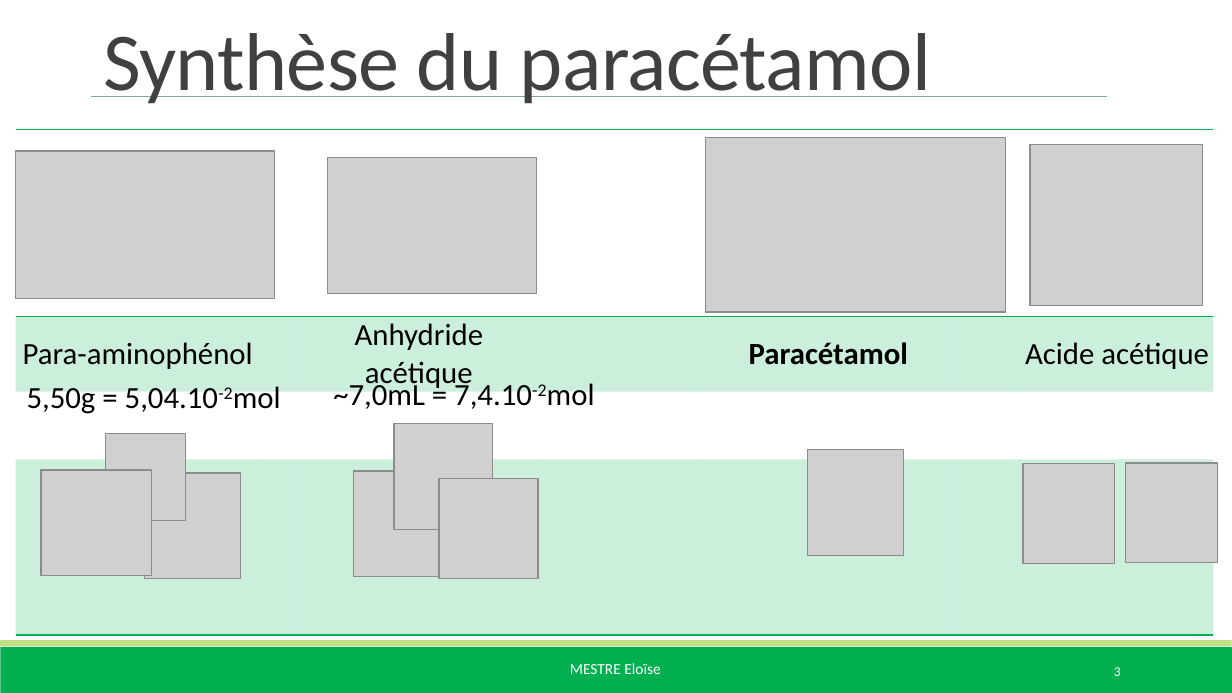
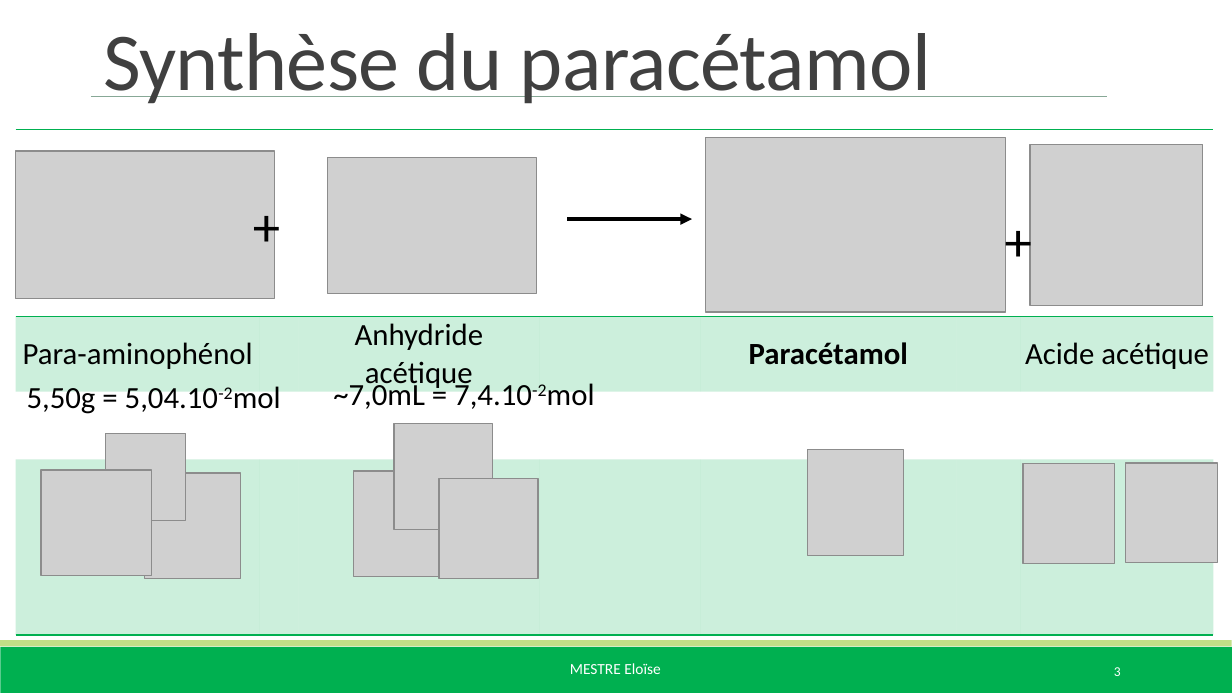
Before and after one commit to eloisemestre/Oraux_agreg, a slide deck: slide 3 of LC/LC 14 Liaisons chimique (lycée)/LC 14 diapo.pptx. Drawn at 1232x693 pixels with LibreOffice and Linux fonts; fonts in the diff are those of the drawing; grey boxes stand for pictures. Boxes give left, top, right and bottom in pixels: in the first picture for what was removed or moved away, otherwise in the second. Text is boxed around its words. In the diff, an @@ line names an element or a change of style, - is before the commit and + after.

```diff
--- a/LC/LC 14 Liaisons chimique (lycée)/LC 14 diapo.pptx
+++ b/LC/LC 14 Liaisons chimique (lycée)/LC 14 diapo.pptx
@@ text added at bbox=[240, 186, 294, 265], 32 pt, text #000000 @@
++
@@ text added at bbox=[993, 201, 1047, 280], 32 pt, text #000000 @@
++
@@ arrow added from (567, 219) to (692, 219), #000000 2.25 pt @@
```
Also in this commit, not shown: 48 other files.
